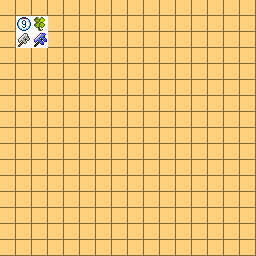
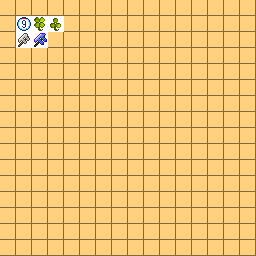
Layers edited between the first and the second 256 × 256 image:
added layer "图层 1 副本" above "图层 1" over [50,18,61,31]
painted on "图层 1 副本 30" over [48,16,64,32]
